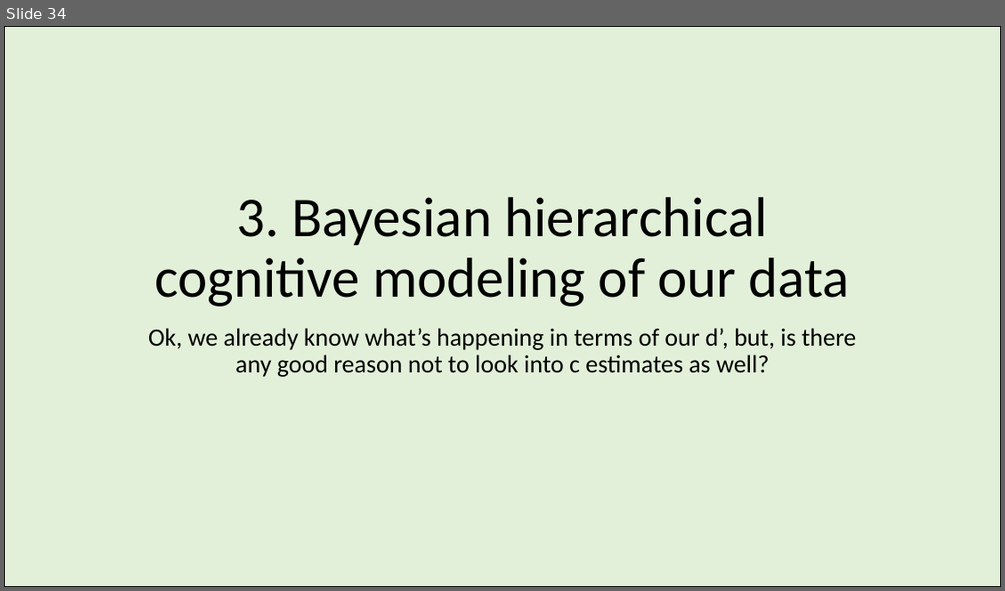
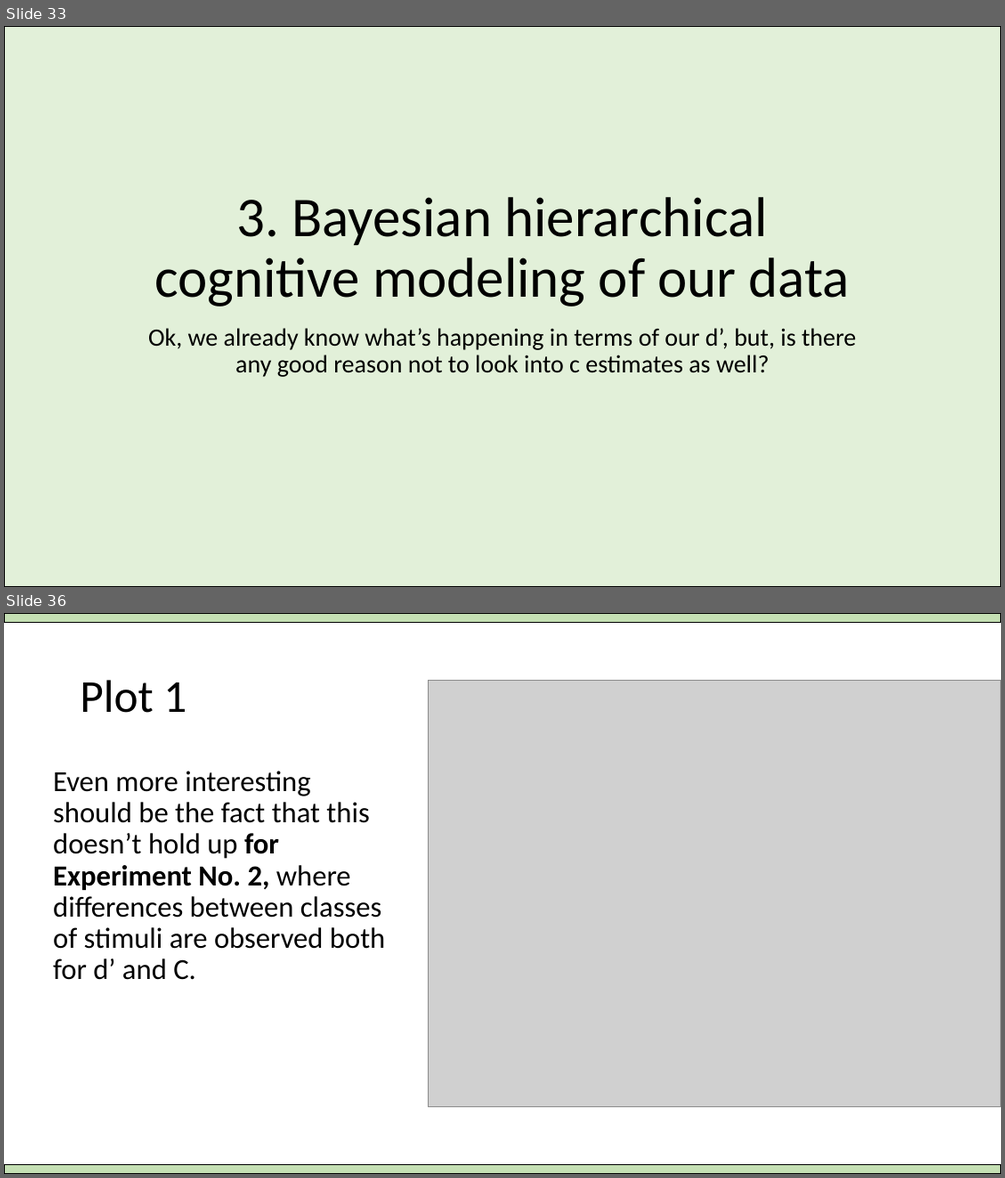
Before and after one commit to Adrifelcha/afchavez-019, a slide deck: MichaelLee/SDT Mirror Effect/Paper 1/BayesianSDTmodeling_Overview.pptx. Shown one above the other, each under a label of ours: slide 34 before the commit, slides 33 and 36 after it; the slides between them are not shown. The pictures are 1005x591 and 1005x1178 pixels, drawn with LibreOffice and Linux fonts; fonts in the diff are those of the drawing; grey boxes stand for pictures. Boxes give left, top, right and bottom in pixels: in the first picture for what was removed or moved away, otherwise in the second. Text is boxed around its words. In the diff, an @@ line names an element or a change of style, - is before the commit and + after.

```diff
--- a/MichaelLee/SDT Mirror Effect/Paper 1/BayesianSDTmodeling_Overview.pptx
+++ b/MichaelLee/SDT Mirror Effect/Paper 1/BayesianSDTmodeling_Overview.pptx
@@ slide 36 added at (x1=4, y1=613, x2=1001, y2=1174), background #FFFFFF @@
@@ rectangle added at (x1=4, y1=613, x2=1001, y2=623), fill #C5E0B4, outline #000000 1 pt @@
@@ title added at (x1=80, y1=680, x2=186, y2=713), 44 pt, text #000000 @@
+Plot 1
@@ picture added at (x1=428, y1=680, x2=1001, y2=1107) @@
@@ text added at (x1=53, y1=771, x2=385, y2=980), 28 pt, text #000000 @@
+Even more interesting should be the fact that this doesn’t hold up for Experiment No. 2, where differences between classes of stimuli are observed both for d’ and C.
@@ rectangle added at (x1=4, y1=1164, x2=1001, y2=1174), fill #C5E0B4, outline #000000 1 pt @@
@@ what was slide 34 is now slide 33 @@
```
Also in this commit, not shown: 17 slides changed, 1 other slide added, 3 slides removed, 3 other files.
